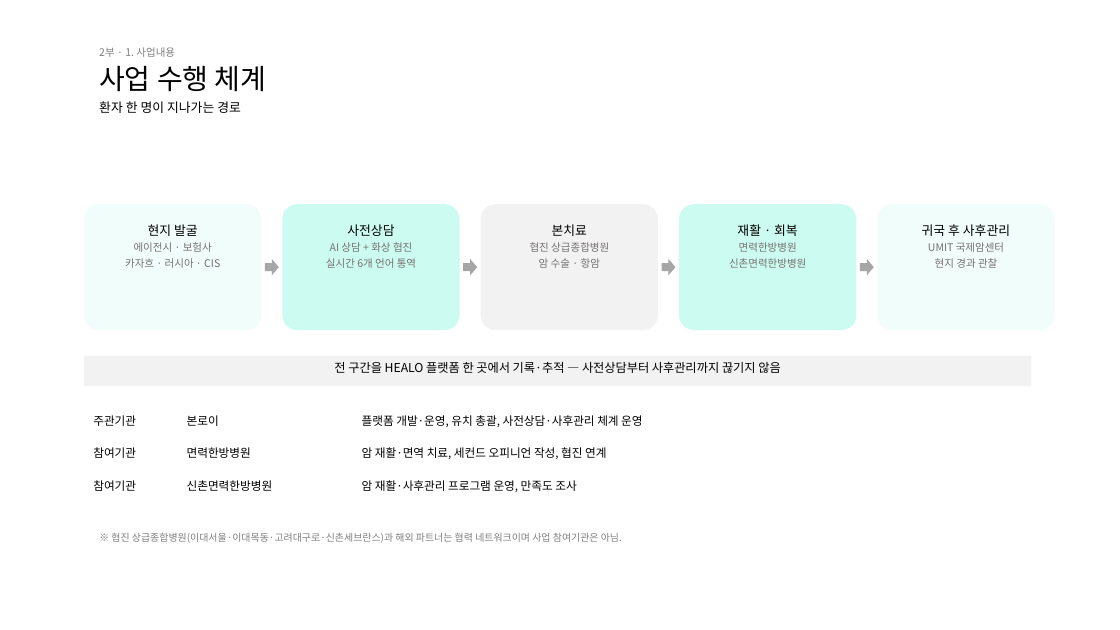
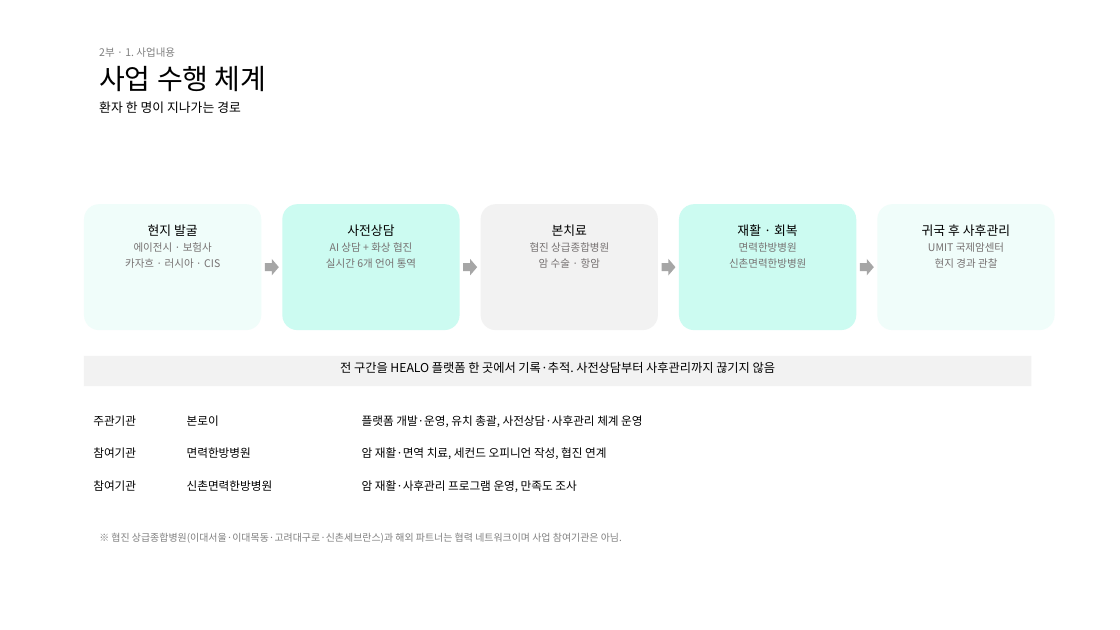
Before and after one commit to bonroi2296-tech/HEALO_KHIDI, a slide deck: slide 8 of docs/presentations/KHIDI_중간보고_20260827.pptx. Drawn at 1120x630 pixels with LibreOffice and Linux fonts; fonts in the diff are those of the drawing. Boxes give left, top, right and bottom in pixels: in the first picture for what was removed or moved away, otherwise in the second. Text is boxed around its words. In the diff, an @@ line names an element or a change of style, - is before the commit and + after.

```diff
--- a/docs/presentations/KHIDI_중간보고_20260827.pptx
+++ b/docs/presentations/KHIDI_중간보고_20260827.pptx
@@ text at bbox=[340, 362, 775, 373]: text changed @@
-전 구간을 HEALO 플랫폼 한 곳에서 기록·추적 — 사전상담부터 사후관리까지 끊기지 않음
+전 구간을 HEALO 플랫폼 한 곳에서 기록·추적. 사전상담부터 사후관리까지 끊기지 않음
```
Also in this commit, not shown: 12 other slides changed, 1 other file.
